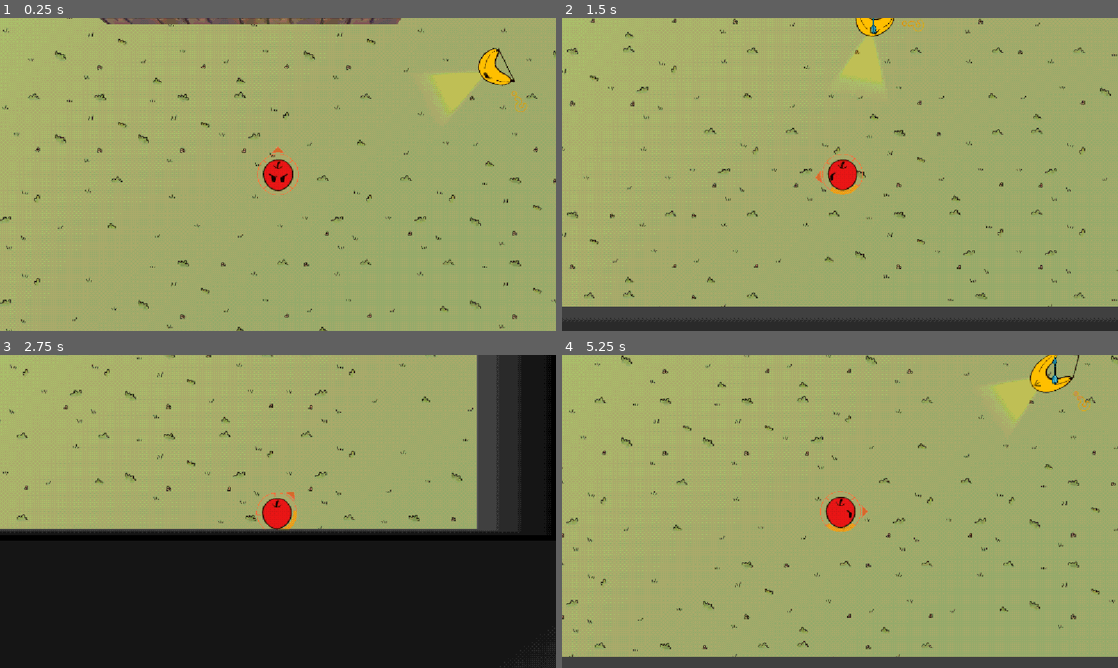
Above: before the commit, frames 1-4 (two rows, left to right).
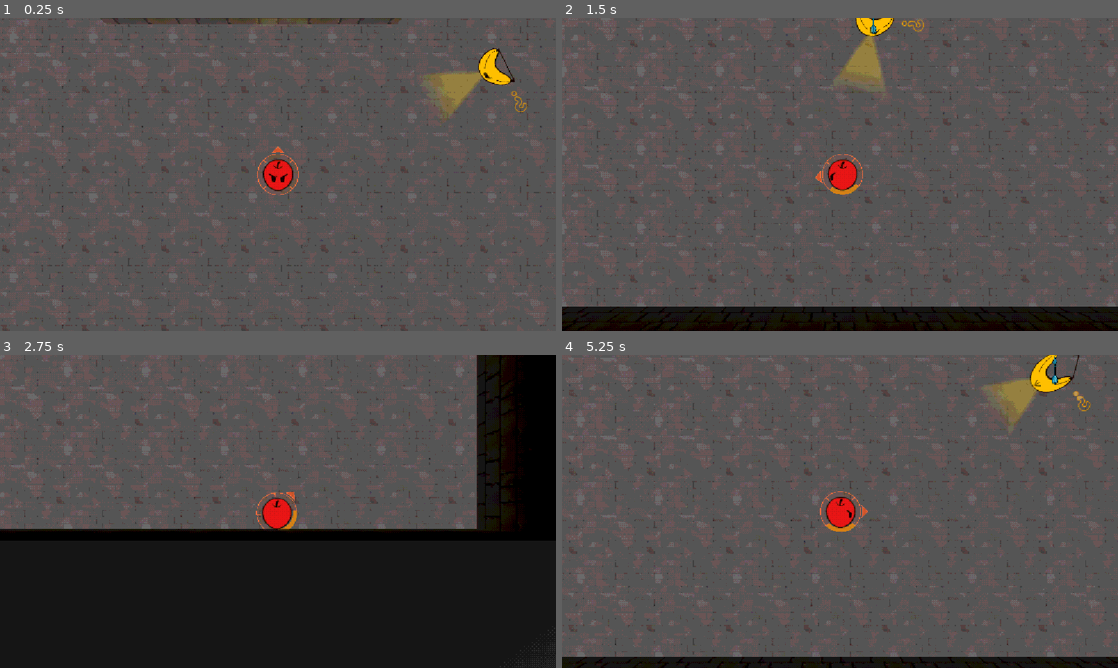
Above: after the commit, the same moments.

Repository: CasualShrub/arrow-head
Game: Godot game, scene res://scenes/levels/level_2.tscn
The game is run twice, just before and just after one commit, with the same random seed, the same clock (stepped at 60 frames per second) and the same inputs. This scene is started directly instead of the project's main scene. Sound files missing from this copy of the repository are replaced by a short silence.
Inputs (mouse positions are in pixels of both pictures, inside the frame that each line leads up to):
- Up to frame 1 (0.25 s): no input
- Up to frame 2 (1.5 s): tap Enter at 0.5 s; move the mouse to (962, 158) at 0.52 s; hold D (move_right) 0.53-1.28 s; hold Space (fire) 0.53-1.28 s; move the mouse to (728, 190) at 1.27 s; hold S (move_down) from 1.28 s (still down); tap R at 1.35 s
- Up to frame 3 (2.75 s): move the mouse to (333, 442) at 2.02 s; release S (move_down) at 2.03 s; hold D (move_right) from 2.03 s (still down); hold Space (fire) from 2.03 s (still down)
- Up to frame 4 (5.25 s): move the mouse to (812, 574) at 2.77 s; release D (move_right) at 2.78 s; release Space (fire) at 2.78 s; hold W (move_up) 2.78-3.53 s; tap R at 2.85, 4.35 s; move the mouse to (1006, 558) at 3.52 s; hold Space (fire) 3.53-4.28 s; hold A (move_left) 3.53-5.03 s; move the mouse to (673, 464) at 4.27 s; move the mouse to (867, 511) at 5.02 s; hold S (move_down) from 5.03 s (still down); hold Space (fire) from 5.03 s (still down)

The runs differ from the first frame. In frame 1, 98% of the frame differs, in the area x 0-100%, y 0-100%; in frame 2, 99%; in frame 3, 52%; in frame 4, 99%.

Commit message:
add wall borders with shader and floor

Diff:
--- /dev/null
+++ b/materials/stone_floor_material.tres
@@ -0,0 +1,10 @@
+[gd_resource type="StandardMaterial3D" format=3 uid="uid://bspie6d5acqw8"]
+
+[ext_resource type="Texture2D" uid="uid://ctqs15p7rmyhp" path="res://assets/textures/Asset 11.png" id="1_tex"]
+
+[resource]
+resource_name = "Level2FloorMaterial"
+albedo_texture = ExtResource("1_tex")
+uv1_scale = Vector3(0.5, 0.5, 0.5)
+uv1_triplanar = true
+uv1_world_triplanar = true
--- a/scenes/levels/level_2.tscn
+++ b/scenes/levels/level_2.tscn
@@ -2,15 +2,18 @@
 
 [ext_resource type="PackedScene" uid="uid://b6c1h2si8ob6l" path="res://scenes/levels/encounter.tscn" id="1_h14sk"]
 [ext_resource type="PackedScene" uid="uid://dwun4epe1ljmt" path="res://scenes/enemies/enemy_fire.tscn" id="2_eqwef"]
-[ext_resource type="Shader" uid="uid://buv2tktnh5ufo" path="res://shaders/fade.gdshader" id="2_fiq81"]
 [ext_resource type="PackedScene" uid="uid://5cy7tvfvxnyw" path="res://scenes/enemies/enemy_frost.tscn" id="3_1shg3"]
 [ext_resource type="PackedScene" uid="uid://tmhabgv3ovyb" path="res://scenes/enemies/enemy_archer.tscn" id="5_l37oo"]
 [ext_resource type="Material" uid="uid://6w5rlqbtx4yb" path="res://materials/crate_material.tres" id="6_rock"]
-[ext_resource type="Material" uid="uid://d2kjjnnke50p2" path="res://materials/brickwall_material.tres" id="7_brick"]
+[ext_resource type="Material" uid="uid://bspie6d5acqw8" path="res://materials/stone_floor_material.tres" id="8_floor"]
+[ext_resource type="Shader" uid="uid://br4t4iofbd1o1" path="res://shaders/textured_fade.gdshader" id="9_fade"]
+[ext_resource type="Texture2D" uid="uid://duy7x13uwce0v" path="res://assets/textures/brickwall.png" id="10_bricktex"]
 
-[sub_resource type="ShaderMaterial" id="ShaderMaterial_a3kad"]
+[sub_resource type="ShaderMaterial" id="ShaderMaterial_brickfade"]
 render_priority = 0
-shader = ExtResource("2_fiq81")
+shader = ExtResource("9_fade")
+shader_parameter/tex = ExtResource("10_bricktex")
+shader_parameter/tex_scale = 0.5
 shader_parameter/wall_height = 0.51
 shader_parameter/fade_start = -0.04
 
@@ -31,6 +34,10 @@
 [node name="archer" parent="SubViewportContainer/SubViewport/World/Enemies" parent_id_path=PackedInt32Array(1185931971) index="3" unique_id=71488470 instance=ExtResource("5_l37oo")]
 transform = Transform3D(1, 0, 0, 0, 1, 0, 0, 0, 1, 25.094635, -0.19287515, 16.111437)
 
+[node name="Floor" parent="SubViewportContainer/SubViewport/World" parent_id_path=PackedInt32Array(1589957074) index="2" unique_id=1674034061]
+material = ExtResource("8_floor")
+script = null
+
 [node name="CameraPivot" parent="SubViewportContainer/SubViewport/World" parent_id_path=PackedInt32Array(1589957074) index="3" unique_id=1563753267]
 transform = Transform3D(1, 0, 0, 0, -4.371139e-08, 1, 0, -1, -4.371139e-08, 18.24202, 3.7000048, 25.049774)
 
@@ -41,28 +48,28 @@
 use_collision = true
 collision_layer = 4
 size = Vector3(54.994644, 2.4925537, 8.408813)
-material = SubResource("ShaderMaterial_a3kad")
+material = SubResource("ShaderMaterial_brickfade")
 
 [node name="SubViewportContainer_SubViewport_World_Walls#CSGBox3D4" type="CSGBox3D" parent="SubViewportContainer/SubViewport/World/Borders (trees)" index="1" unique_id=1699616953]
 transform = Transform3D(1, 0, 0, 0, 1, 0, 0, 0, 1, 27.182518, 0.7292166, 33.83718)
 use_collision = true
 collision_layer = 4
 size = Vector3(54.994644, 2.4925537, 8.408813)
-material = SubResource("ShaderMaterial_a3kad")
+material = SubResource("ShaderMaterial_brickfade")
 
 [node name="SubViewportContainer_SubViewport_World_Walls#CSGBox3D5" type="CSGBox3D" parent="SubViewportContainer/SubViewport/World/Borders (trees)" index="2" unique_id=403745710]
 transform = Transform3D(1, 0, 0, 0, 1, 0, 0, 0, 1, 4.0424995, 0.7292166, 21.540459)
 use_collision = true
 collision_layer = 4
 size = Vector3(8.714607, 2.4925537, 33.00226)
-material = SubResource("ShaderMaterial_a3kad")
+material = SubResource("ShaderMaterial_brickfade")
 
 [node name="SubViewportContainer_SubViewport_World_Walls#CSGBox3D6" type="CSGBox3D" parent="SubViewportContainer/SubViewport/World/Borders (trees)" index="3" unique_id=947485054]
 transform = Transform3D(1, 0, 0, 0, 1, 0, 0, 0, 1, 36.41545, 0.7292166, 21.540459)
 use_collision = true
 collision_layer = 4
 size = Vector3(8.714607, 2.4925537, 33.00226)
-material = SubResource("ShaderMaterial_a3kad")
+material = SubResource("ShaderMaterial_brickfade")
 
 [node name="Walls2" type="Node3D" parent="SubViewportContainer/SubViewport/World" parent_id_path=PackedInt32Array(1589957074) index="7" unique_id=1427256268]
 
@@ -72,35 +79,35 @@
 transform = Transform3D(1, 0, 0, 0, 1, 0, 0, 0, 1, 18.276566, 0.34050477, 12.377123)
 use_collision = true
 collision_layer = 4
-size = Vector3(1.1, 1.1, 1.1)
+size = Vector3(1.1, 1, 1.1)
 material = ExtResource("6_rock")
 
 [node name="CSGBox3D7" type="CSGBox3D" parent="SubViewportContainer/SubViewport/World/Walls2/Rocks" index="1" unique_id=560444053]
-transform = Transform3D(1, 0, 0, 0, 1, 0, 0, 0, 1, 15.806469, 0.34421015, 14.485315)
+transform = Transform3D(1, 0, 0, 0, 1, 0, 0, 0, 1, 15.806469, 0.23803663, 14.485315)
 use_collision = true
 collision_layer = 4
-size = Vector3(1.1, 1.1, 1.1)
+size = Vector3(1.1, 1, 1.1)
 material = ExtResource("6_rock")
 
 [node name="CSGBox3D8" type="CSGBox3D" parent="SubViewportContainer/SubViewport/World/Walls2/Rocks" index="2" unique_id=178257800]
-transform = Transform3D(1, 0, 0, 0, 1, 0, 0, 0, 1, 20.118925, 0.35821986, 13.637535)
+transform = Transform3D(1, 0, 0, 0, 1, 0, 0, 0, 1, 20.118925, 0.2912562, 13.637535)
 use_collision = true
 collision_layer = 4
-size = Vector3(1.1, 1.1, 1.1)
+size = Vector3(1.1, 1, 1.1)
 material = ExtResource("6_rock")
 
 [node name="CSGBox3D9" type="CSGBox3D" parent="SubViewportContainer/SubViewport/World/Walls2/Rocks" index="3" unique_id=421132450]
-transform = Transform3D(1, 0, 0, 0, 1, 0, 0, 0, 1, 16.630892, 0.3421504, 11.11249)
+transform = Transform3D(1, 0, 0, 0, 1, 0, 0, 0, 1, 16.630892, 0.3211493, 11.11249)
 use_collision = true
 collision_layer = 4
-size = Vector3(1.1, 1.1, 1.1)
+size = Vector3(1.1, 1, 1.1)
 material = ExtResource("6_rock")
 
 [node name="CSGBox3D10" type="CSGBox3D" parent="SubViewportContainer/SubViewport/World/Walls2/Rocks" index="4" unique_id=588622321]
-transform = Transform3D(1, 0, 0, 0, 1, 0, 0, 0, 1, 20.165392, 0.34129453, 10.213108)
+transform = Transform3D(1, 0, 0, 0, 1, 0, 0, 0, 1, 20.165392, 0.28126073, 10.213108)
 use_collision = true
 collision_layer = 4
-size = Vector3(1.1, 1.1, 1.1)
+size = Vector3(1.1, 1, 1.1)
 material = ExtResource("6_rock")
 
 [node name="fences" type="CSGBox3D" parent="SubViewportContainer/SubViewport/World/Walls2" index="1" unique_id=544497723]
@@ -108,18 +115,18 @@
 use_collision = true
 collision_layer = 4
 size = Vector3(7.315172, 2.4925537, 0.9210205)
-material = ExtResource("7_brick")
+material = SubResource("ShaderMaterial_brickfade")
 
 [node name="fences3" type="CSGBox3D" parent="SubViewportContainer/SubViewport/World/Walls2" index="2" unique_id=783201161]
 transform = Transform3D(1, 0, 0, 0, 1, 0, 0, 0, 1, 23.621178, 0.27922904, 14.273502)
 use_collision = true
 collision_layer = 4
 size = Vector3(1.1998258, 2.4925537, 8.064484)
-material = ExtResource("7_brick")
+material = SubResource("ShaderMaterial_brickfade")
 
 [node name="fences2" type="CSGBox3D" parent="SubViewportContainer/SubViewport/World/Walls2" index="3" unique_id=1193009974]
 transform = Transform3D(1, 0, 0, 0, 1, 0, 0, 0, 1, 29.302803, 0.27922904, 20.810108)
 use_collision = true
 collision_layer = 4
 size = Vector3(7.315172, 2.4925537, 0.9210205)
-material = ExtResource("7_brick")
+material = SubResource("ShaderMaterial_brickfade")
--- /dev/null
+++ b/shaders/textured_fade.gdshader
@@ -0,0 +1,31 @@
+// Like fade.gdshader (fades ALBEDO to black toward the top) but samples a tiled
+// texture via world-space triplanar mapping, so walls get a real texture (e.g.
+// bricks) that fades out at the top edge.
+shader_type spatial;
+
+uniform sampler2D tex : source_color;
+uniform float tex_scale = 0.5;       // matches a StandardMaterial uv1_scale
+uniform float wall_height = 4.0;
+uniform float fade_start = 0.5;      // fraction of height where the fade begins
+
+varying vec3 w_pos;
+varying vec3 w_norm;
+varying float height_factor;
+
+void vertex() {
+	w_pos = (MODEL_MATRIX * vec4(VERTEX, 1.0)).xyz;
+	w_norm = normalize(mat3(MODEL_MATRIX) * NORMAL);
+	height_factor = clamp(VERTEX.y / wall_height, 0.0, 1.0);
+}
+
+void fragment() {
+	vec3 bw = abs(w_norm);
+	bw /= (bw.x + bw.y + bw.z);
+	vec3 cx = texture(tex, w_pos.zy * tex_scale).rgb;
+	vec3 cy = texture(tex, w_pos.xz * tex_scale).rgb;
+	vec3 cz = texture(tex, w_pos.xy * tex_scale).rgb;
+	vec3 col = cx * bw.x + cy * bw.y + cz * bw.z;
+
+	float fade = smoothstep(fade_start, 1.0, height_factor);
+	ALBEDO = col * (1.0 - fade);
+}
Binary file added: assets/textures/Asset 11.png
Not shown, added: assets/textures/Asset 11.png.import
Not shown, added: assets/textures/stone-floor.png.import
Not shown, added: shaders/textured_fade.gdshader.uid
